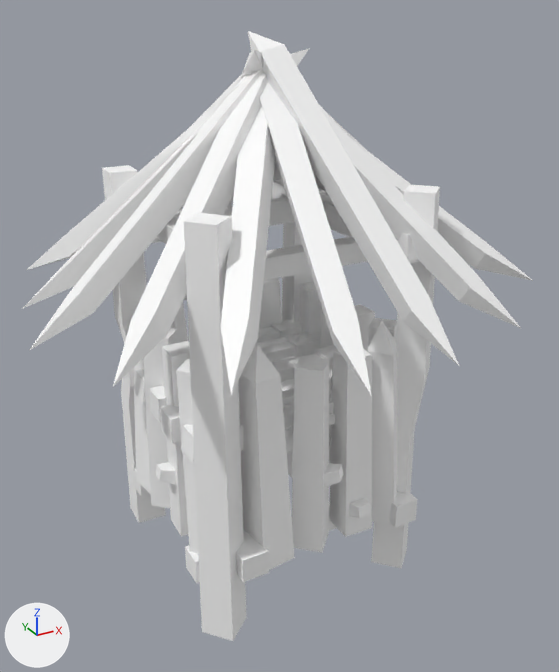
The glTF model assets/synty/simple_fantasy/models/SF_Bld_Goblin_Hut_01.glb, before and after one commit.
One viewpoint serves both versions: a 50 mm lens placed at (-0.0538, -0.1018, 0.0886), pointed at (0.001, -0.0022, 0.0387). Every picture has the same lights, and +X, +Y and +Z are marked at lower left.

The first picture shows 'SF_Bld_Goblin_Hut_01'.
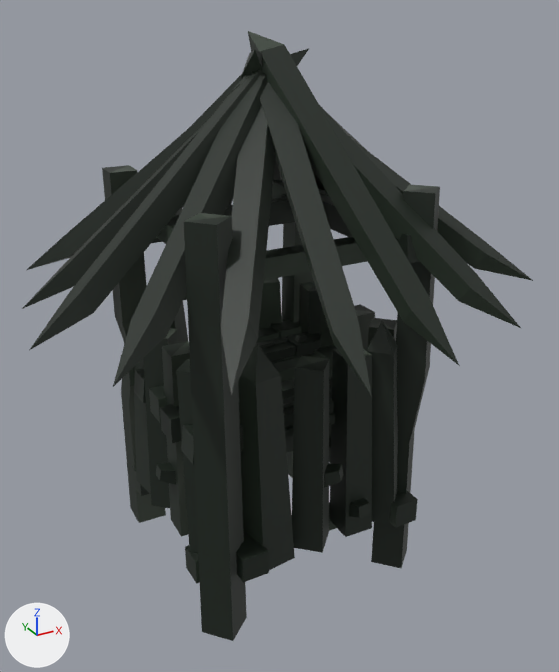
Changed parts and their boxes [x1, y1, x2, y2] in the pictures (559 x 672 px):
'SF_Bld_Goblin_Hut_01', surface changed (white to black): [22, 31, 533, 641] in both

Diff of the bpy script that builds the scene:
```diff
--- a/assets/synty/simple_fantasy/models/SF_Bld_Goblin_Hut_01.glb.py
+++ b/assets/synty/simple_fantasy/models/SF_Bld_Goblin_Hut_01.glb.py
@@ img_undead_footman_01 @@
+img_undead_footman_01 = load_image('Undead_Footman_01', '_unpacked/Undead_Footman_01', 512, 512, 'sRGB')
@@ mat_lambert1 @@
 n0 = _N.new('ShaderNodeBsdfPrincipled'); n0.name = 'Principled BSDF'
 n1 = _N.new('ShaderNodeOutputMaterial'); n1.name = 'Material Output'
+n3 = _N.new('ShaderNodeMix'); n3.name = 'Mix'
+n3.data_type = 'RGBA'
+n3.blend_type = 'MULTIPLY'
+n3.inputs[0].default_value = 1.0  # 'Factor'
 n2 = _N.new('ShaderNodeVertexColor'); n2.name = 'Color Attribute'
+n4 = _N.new('ShaderNodeTexImage'); n4.name = 'Image Texture'
+n4.image = img_undead_footman_01
 _L.new(n0.outputs[0], n1.inputs[0])  # 'BSDF' to 'Surface'
-_L.new(n2.outputs[0], n0.inputs[0])  # 'Color' to 'Base Color'
+_L.new(n3.outputs[2], n0.inputs[0])  # 'Result' to 'Base Color'
+_L.new(n2.outputs[0], n3.inputs[7])  # 'Color' to 'B'
+_L.new(n4.outputs[0], n3.inputs[6])  # 'Color' to 'A'
```
